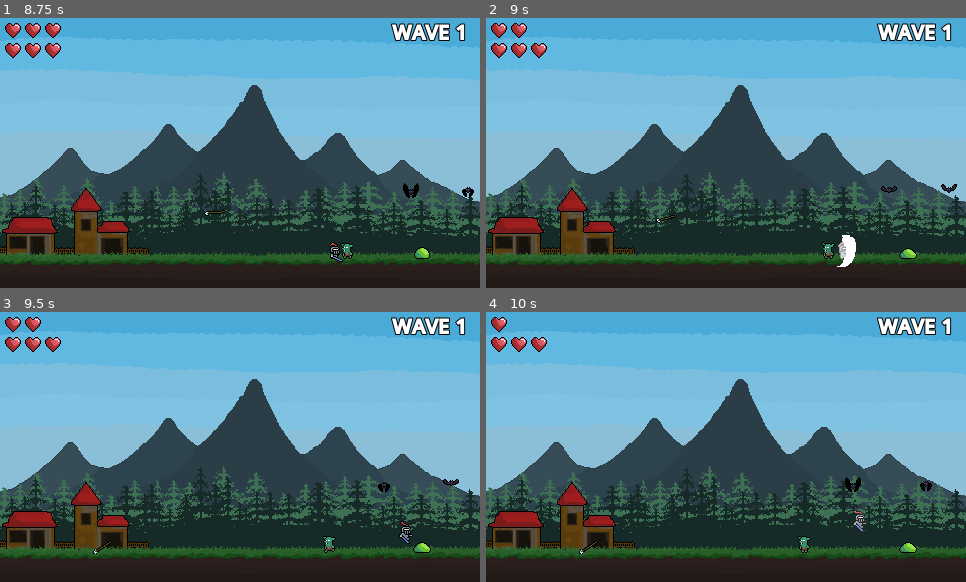
Above: before the commit, frames 1-4 (two rows, left to right).
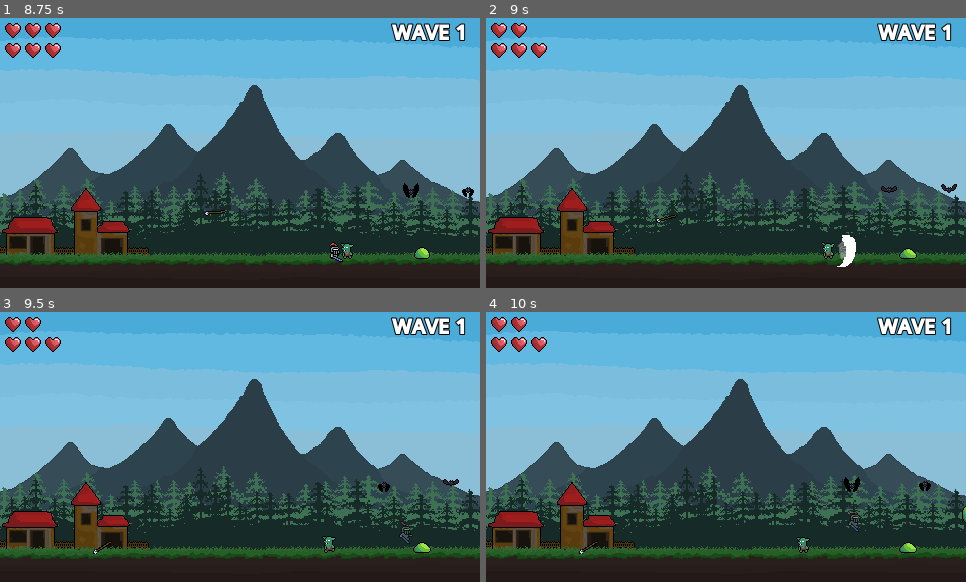
Above: after the commit, the same moments.

Repository: RadoslawG123/WavesOfMonsters
Game: Godot game, scene res://Scenes/main.tscn
The game is run twice, just before and just after one commit, with the same random seed, the same clock (stepped at 60 frames per second) and the same inputs.
Inputs:
- Up to frame 1 (8.75 s): hold D (RightMove) 0.53-2.03 s; tap Space (Attack) every 0.75 s from 0.6 to 8.1 s; tap W (Jump) at 0.77, 1.52, 3.02, 3.77, 4.52, 6.02, 6.77, 7.52 s; hold A (LeftMove) 2.03-2.78 s; hold D (RightMove) 2.78-4.28 s; hold A (LeftMove) 4.28-5.03 s; hold D (RightMove) 5.03-5.78 s; hold A (LeftMove) 5.78-7.28 s; hold D (RightMove) from 7.28 s (still down)
- Up to frame 2 (9 s): keep holding D (RightMove); tap Space (Attack) at 8.85 s
- Up to frame 3 (9.5 s): keep holding D (RightMove); tap W (Jump) at 9.02 s
- Up to frame 4 (10 s): release D (RightMove) at 9.53 s; hold A (LeftMove) from 9.53 s (still down); tap Space (Attack) at 9.6 s; tap W (Jump) at 9.77 s

Frame 1 is identical in both runs. In frame 2, less than 0.1% of the frame differs, in the area x 73-75%, y 82-90%; in frame 3, less than 0.1%; in frame 4, 0.5%, in the area x 5-100%, y 1-90%.

Commit message:
Add insensitivity to player after get hit.

Diff:
--- a/Scenes/Enemies/Bat.tscn
+++ b/Scenes/Enemies/Bat.tscn
@@ -143,6 +143,9 @@
 &"RESET": SubResource("Animation_puxrq")
 }
 
+[sub_resource type="RectangleShape2D" id="RectangleShape2D_3u2xq"]
+size = Vector2(16, 10)
+
 [sub_resource type="RectangleShape2D" id="RectangleShape2D_r1vj8"]
 size = Vector2(16.25, 9.5)
 
@@ -165,11 +168,15 @@
 sprite = NodePath("../AnimatedSprite2D")
 enemy_body = NodePath("..")
 
-[node name="CollisionShape2D" type="CollisionShape2D" parent="Hurtbox" unique_id=1791558893]
-shape = SubResource("RectangleShape2D_r1vj8")
+[node name="HurtboxCollider" parent="Hurtbox" index="0" unique_id=1161186668]
+position = Vector2(0, 0)
+shape = SubResource("RectangleShape2D_3u2xq")
 
 [node name="CollisionShape2D" type="CollisionShape2D" parent="." unique_id=1189754203]
+visible = false
 shape = SubResource("RectangleShape2D_r1vj8")
 
 [node name="HealthComponent" parent="." unique_id=2035992246 instance=ExtResource("2_u58sa")]
 health_amount = 2
+
+[editable path="Hurtbox"]
--- a/Scenes/Enemies/Slime.tscn
+++ b/Scenes/Enemies/Slime.tscn
@@ -144,8 +144,8 @@
 [sub_resource type="RectangleShape2D" id="RectangleShape2D_r1vj8"]
 size = Vector2(18, 12)
 
-[sub_resource type="RectangleShape2D" id="RectangleShape2D_qnic2"]
-size = Vector2(18, 12)
+[sub_resource type="RectangleShape2D" id="RectangleShape2D_fgnpe"]
+size = Vector2(18.5, 12)
 
 [sub_resource type="Animation" id="Animation_i418a"]
 resource_name = "Float"
@@ -377,14 +377,13 @@
 shape = SubResource("RectangleShape2D_r1vj8")
 
 [node name="Hurtbox" parent="." unique_id=1952516124 node_paths=PackedStringArray("sprite", "enemy_body") instance=ExtResource("5_jus8j")]
-visible = false
 collision_mask = 104
 sprite = NodePath("../AnimatedSprite2D")
 enemy_body = NodePath("..")
 
-[node name="CollisionShape2D" type="CollisionShape2D" parent="Hurtbox" unique_id=83513588]
-position = Vector2(0, 4)
-shape = SubResource("RectangleShape2D_qnic2")
+[node name="HurtboxCollider" parent="Hurtbox" index="0" unique_id=1161186668]
+position = Vector2(-0.25, 4)
+shape = SubResource("RectangleShape2D_fgnpe")
 
 [node name="AnimationPlayer" type="AnimationPlayer" parent="." unique_id=297761443]
 libraries/ = SubResource("AnimationLibrary_i418a")
@@ -396,3 +395,5 @@
 
 [connection signal="animation_finished" from="AnimationPlayer" to="." method="_on_animation_finished"]
 [connection signal="timeout" from="JumpTimer" to="." method="_on_jump_timer_timeout"]
+
+[editable path="Hurtbox"]
--- a/Scenes/Enemies/SpearGoblin.tscn
+++ b/Scenes/Enemies/SpearGoblin.tscn
@@ -433,6 +433,7 @@
 animation = &"Walk"
 
 [node name="CollisionShape" type="CollisionShape2D" parent="." unique_id=1263964295]
+visible = false
 position = Vector2(-0.5, 5)
 shape = SubResource("RectangleShape2D_vhguj")
 
@@ -441,10 +442,9 @@
 sprite = NodePath("../Animation")
 enemy_body = NodePath("..")
 
-[node name="CollisionShape2D" type="CollisionShape2D" parent="Hurtbox" unique_id=597846441]
-visible = false
+[node name="HurtboxCollider" parent="Hurtbox" index="0" unique_id=1161186668]
 position = Vector2(-0.5, 5)
-shape = SubResource("RectangleShape2D_r1vj8")
+shape = SubResource("RectangleShape2D_0u84n")
 
 [node name="HealthComponent" type="Node" parent="." unique_id=1880108948]
 script = ExtResource("2_qn1ai")
@@ -464,3 +464,5 @@
 
 [connection signal="animation_finished" from="AnimationPlayer" to="." method="_on_animation_finished"]
 [connection signal="timeout" from="ThrowTimer" to="." method="_on_throw_timer_timeout"]
+
+[editable path="Hurtbox"]
--- a/Scenes/Player/Player.tscn
+++ b/Scenes/Player/Player.tscn
@@ -933,6 +933,9 @@
 &"Walk": SubResource("Animation_ulo2v")
 }
 
+[sub_resource type="RectangleShape2D" id="RectangleShape2D_epg6k"]
+size = Vector2(6, 14)
+
 [node name="Player" type="CharacterBody2D" unique_id=197770266 groups=["Player"]]
 collision_mask = 4
 script = ExtResource("1_kyqiw")
@@ -944,26 +947,34 @@
 animation = &"Attack"
 
 [node name="PlayerCollider" type="CollisionShape2D" parent="." unique_id=1571172263]
+visible = false
 shape = SubResource("RectangleShape2D_qvbvp")
 
 [node name="FirstAttackColldawn" type="Timer" parent="." unique_id=986353876]
 wait_time = 0.5
 one_shot = true
 
+[node name="InsensitivityColldawn" type="Timer" parent="." unique_id=1856140531]
+wait_time = 3.0
+one_shot = true
+ignore_time_scale = true
+
 [node name="AnimationPlayer" type="AnimationPlayer" parent="." unique_id=1559140533]
 libraries/ = SubResource("AnimationLibrary_ksbbd")
 speed_scale = 10.0
 
 [node name="HealthComponent" parent="." unique_id=2035992246 instance=ExtResource("10_ksbbd")]
 
-[node name="Hurtbox" parent="." unique_id=1952516124 node_paths=PackedStringArray("sprite") instance=ExtResource("10_yoq75")]
+[node name="Hurtbox" parent="." unique_id=1952516124 node_paths=PackedStringArray("sprite", "insensitivity_colldawn") instance=ExtResource("10_yoq75")]
 collision_layer = 1
 collision_mask = 2
 is_player = true
 sprite = NodePath("../PlayerAnimation")
-
-[node name="PlayerCollider2" type="CollisionShape2D" parent="Hurtbox" unique_id=689438582]
-shape = SubResource("RectangleShape2D_qvbvp")
+insensitivity_colldawn = NodePath("../InsensitivityColldawn")
+
+[node name="HurtboxCollider" parent="Hurtbox" index="0" unique_id=1161186668]
+position = Vector2(0, 0)
+shape = SubResource("RectangleShape2D_epg6k")
 
 [node name="SwordCutLine1" type="Sprite2D" parent="." unique_id=1542348948]
 visible = false
@@ -994,8 +1005,11 @@
 polygon = PackedVector2Array(0, 0, 0, 2, 2, 2, 2, 7, 3, 7, 3, 8, 4, 8, 4, 9, 5, 9, 5, 10, 6, 10, 6, 12, -4, 12, -4, 10, …(392 unchanged characters)…
 
 [connection signal="timeout" from="FirstAttackColldawn" to="." method="_on_first_attack_colldawn_timeout"]
+[connection signal="timeout" from="InsensitivityColldawn" to="Hurtbox" method="_on_insensitivity_colldawn_timeout"]
 [connection signal="animation_finished" from="AnimationPlayer" to="." method="_on_animation_finished"]
 [connection signal="area_entered" from="Hurtbox" to="Hurtbox" method="_on_player_projectile_entered"]
 [connection signal="body_entered" from="Hurtbox" to="Hurtbox" method="_on_player_enemy_entered"]
 [connection signal="area_entered" from="SwordCutLine1/Hitbox1" to="." method="_on_hitbox_1_area_entered"]
 [connection signal="area_entered" from="SwordCutLine2/Hitbox2" to="." method="_on_hitbox_2_area_entered"]
+
+[editable path="Hurtbox"]
--- a/Scripts/Player/player.gd
+++ b/Scripts/Player/player.gd
@@ -7,6 +7,7 @@
 ## Onready variables
 @onready var player_animation: AnimatedSprite2D = %PlayerAnimation
 @onready var first_attack_colldawn: Timer = $FirstAttackColldawn
+@onready var insensitivity_colldawn: Timer = $InsensitivityColldawn
 @onready var animation_player: AnimationPlayer = $AnimationPlayer
 @onready var sword_cut_line_1: Sprite2D = $SwordCutLine1
 @onready var sword_cut_line_2: Sprite2D = $SwordCutLine2
--- a/Scripts/Universal/Hurtbox.gd
+++ b/Scripts/Universal/Hurtbox.gd
@@ -10,12 +10,14 @@
 ## Onready variables
 @onready var health_component: HealthComponent = $"../HealthComponent"
 @onready var hit_stop_timer: Timer = $HitStopTimer
+@onready var hurtbox_collider: CollisionShape2D = $HurtboxCollider
 
 ## Export variables
 @export var is_player := false
 @export var sprite: Node2D
 @export var enemy_body: CharacterBody2D
 @export var push_force := 130.0
+@export var insensitivity_colldawn: Timer
 
 ## push_back() variables
 var X_VELOCITY_shelf: float
@@ -46,10 +48,12 @@
 			return
 
 		if is_player:
+			insensitivity()
 			UI.change_player_health()
 
 		flash_white()
-		knockback()
+		if not is_player:
+			knockback()
 		#print("Życie:", health_component.health_amount)
 
 
@@ -70,25 +74,29 @@
 
 ## KNOCKBACK
 func knockback():
-	if not is_player:
-		# Reset knocbkack_tween by killing it, reset push_timer by stopping it
-		if knockback_tween != null:
-			knockback_tween.kill()
+	# Reset knocbkack_tween by killing it, reset push_timer by stopping it
+	if knockback_tween != null:
+		knockback_tween.kill()
 
-		enemy_body.set_collision_layer_value(2, false)
+	enemy_body.set_collision_layer_value(2, false)
 
-		# Craete tween for smooth variable changing
-		knockback_tween = create_tween()
+	# Craete tween for smooth variable changing
+	knockback_tween = create_tween()
 
-		# Knockback move formula (including player velocity while hitting)
-		owner.X_VELOCITY = push_force * float(player.sword_cut_line_1.scale.x) * (abs(player.velocity.x*0.01)+1)
+	# Knockback move formula (including player velocity while hitting)
+	owner.X_VELOCITY = push_force * float(player.sword_cut_line_1.scale.x) * (abs(player.velocity.x*0.01)+1)
 
-		knockback_tween.set_trans(Tween.TRANS_QUAD)
-		knockback_tween.set_ease(Tween.EASE_OUT)
+	knockback_tween.set_trans(Tween.TRANS_QUAD)
+	knockback_tween.set_ease(Tween.EASE_OUT)
 
-		# Smooth slowing down while knockback
-		knockback_tween.tween_property(owner, "X_VELOCITY", 0.0, 0.5)
-		knockback_tween.finished.connect(_on_knockback_ended)
+	# Smooth slowing down while knockback
+	knockback_tween.tween_property(owner, "X_VELOCITY", 0.0, 0.5)
+	knockback_tween.finished.connect(_on_knockback_ended)
+
+func insensitivity():
+	hurtbox_collider.set_deferred("disabled", true)
+	sprite.material.set_shader_parameter("custom_modulate", Color(1, 1, 1, 0.5))
+	insensitivity_colldawn.start()
 
 ## Test function from gemini
 func flash_white():
@@ -104,7 +112,6 @@
 		# 2. Płynnie zmniejszamy ten suwak do 0.0 (normy) przez 0.5 sekundy
 		# tween_property (obiekt, "co zmieniamy", wartość_docelowa, czas_w_sekundach)
 		tween.tween_property(sprite.material, "shader_parameter/flash_modifier", 0.0, 0.5)
-
 
 ######################################### Signal functions #########################################
 
@@ -124,6 +131,9 @@
 	Engine.time_scale = 1.0
 	camera.offset = Vector2(0.0,0.0)
 
+func _on_insensitivity_colldawn_timeout() -> void:
+	hurtbox_collider.set_deferred("disabled", false)
+	sprite.material.set_shader_parameter("custom_modulate", Color(1, 1, 1, 1.0))
 
 ######################################### Player hitbox functions #########################################
 
Not shown: 1 places in Scenes/Enemies/SpearGoblin.tscn that only renumber resources
